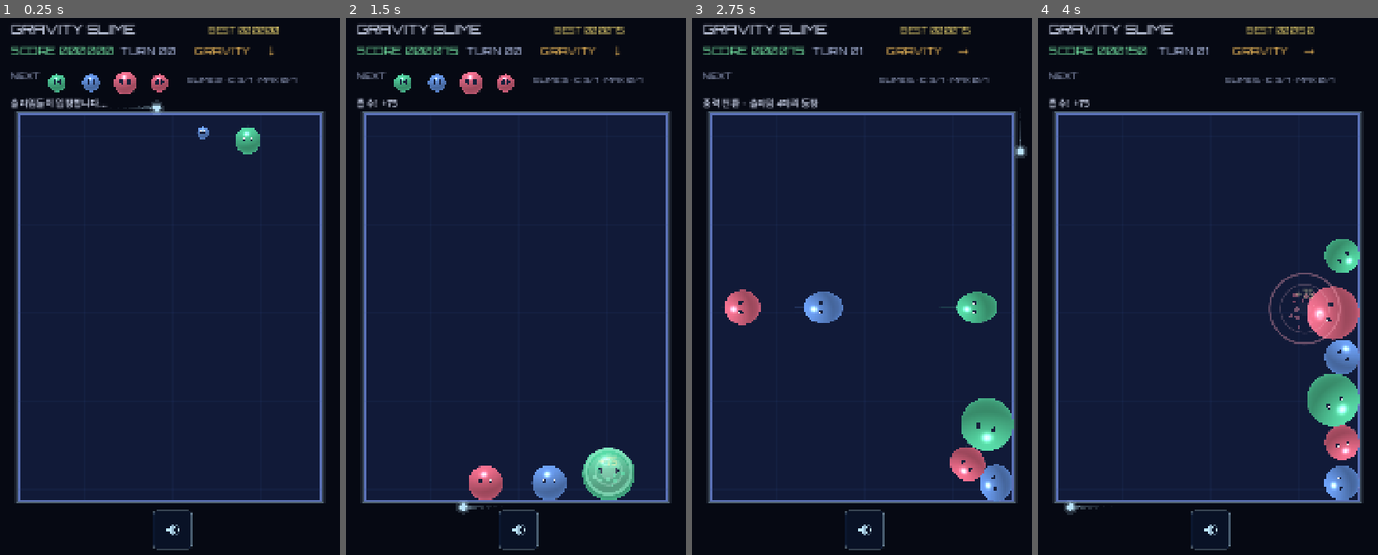
Above: before the commit, frames 1-4 (left to right).
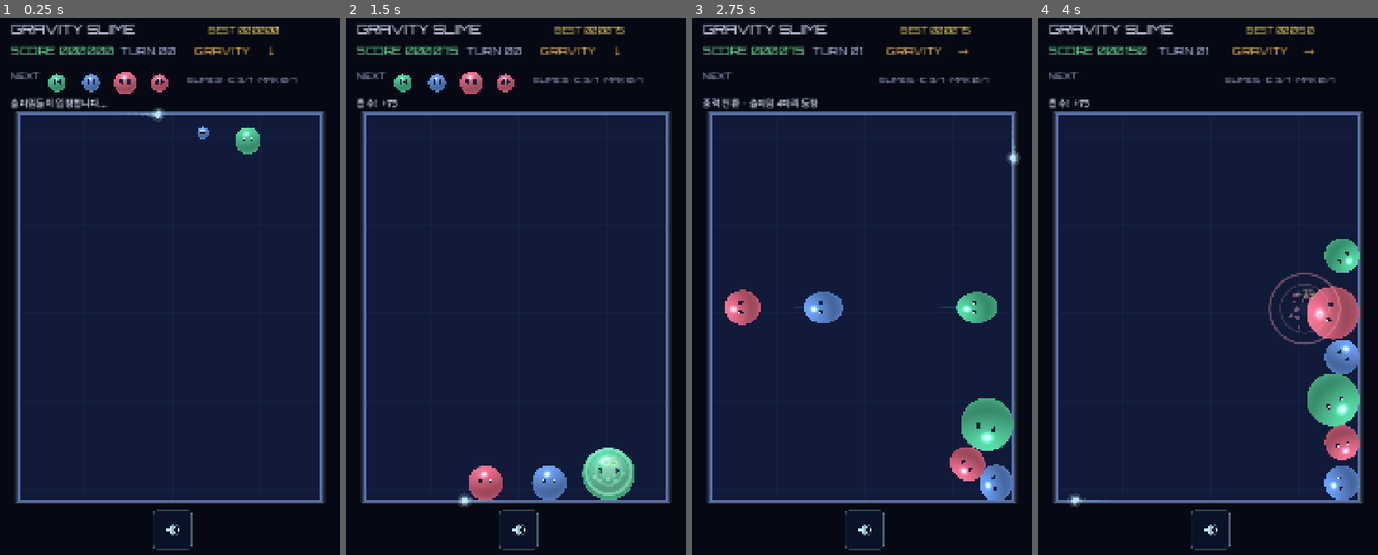
Above: after the commit, the same moments.

Repository: jeongmo-dot/gravity_orb
Game: Godot game, scene res://scenes/SlimeMain.tscn
Two runs of this game, one before a commit and one after it. Both use one fixed random seed, a clock stepped at 60 frames per second and the inputs below. This scene is started directly instead of the project's main scene. Sound files missing from this copy of the repository are replaced by a short silence.
Inputs (mouse positions are in pixels of both pictures, inside the frame that each line leads up to):
- Up to frame 1 (0.25 s): no input
- Up to frame 2 (1.5 s): move the mouse to (594, 238) at 0.52 s; hold Right (gravity_right) 0.53-1.25 s; click (594, 238) at 0.67 s; drag from (444, 302) to (499, 393) at 1.27 s
- Up to frame 3 (2.75 s): move the mouse to (896, 130) at 2.02 s; hold Right (gravity_right) from 2.03 s (still down)
- Up to frame 4 (4 s): release Right (gravity_right) at 2.75 s; drag from (1191, 393) to (1102, 173) at 2.77 s; move the mouse to (1313, 361) at 3.52 s; hold Left (gravity_left) from 3.53 s (still down)

The runs differ from the first frame. In frame 1, 0.2% of the frame differs, in the area x 37-49%, y 15-20%; in frame 2, 0.2%; in frame 3, 0.2%, in the area x 92-99%, y 19-28%; in frame 4, 0.2%.

Commit message:
[#87 Visual] 슬라임 빛 경로와 합체 잔상

Diff:
--- a/scripts/slime/SlimeGame.gd
+++ b/scripts/slime/SlimeGame.gd
@@ -325,7 +325,10 @@
 		slime_config.board_rect.size * CONTENT_SCALE
 	)
 	if _turn_indicator != null:
-		_turn_indicator.set_slime_board_rect(board_rect.grow(4.0 * CONTENT_SCALE))
+		_turn_indicator.set_slime_board_rect(
+			board_rect.grow(4.0 * CONTENT_SCALE),
+			board_rect
+		)
 	if _sound_button != null:
 		var button_size: Vector2 = Vector2.ONE * 104.0
 		_sound_button.position = Vector2(
--- a/scripts/slime/SlimeView.gd
+++ b/scripts/slime/SlimeView.gd
@@ -201,15 +201,22 @@
 			continue
 		var progress: float = smoothstep(0.0, 1.0, age / 0.36)
 		var center: Vector2 = effect.get("position", Vector2.ZERO) as Vector2
-		var source_radius: float = maxf(float(effect.get("source_a_radius", 0.0)), float(effect.get("source_b_radius", 0.0)))
-		var radius: float = source_radius * lerpf(1.0, 0.04, progress)
+		var radii: Vector2 = _merge_trail_radii(effect, progress)
 		var alpha: float = (1.0 - progress) * 0.78
 		var color_a: Color = effect.get("color_a", Color.WHITE) as Color
 		var color_b: Color = effect.get("color_b", color_a) as Color
 		var source_a: Vector2 = effect.get("source_a_position", center) as Vector2
 		var source_b: Vector2 = effect.get("source_b_position", center) as Vector2
-		draw_circle(source_a.lerp(center, progress), radius, Color(color_a, alpha))
-		draw_circle(source_b.lerp(center, progress), radius, Color(color_b, alpha))
+		draw_circle(source_a.lerp(center, progress), radii.x, Color(color_a, alpha))
+		draw_circle(source_b.lerp(center, progress), radii.y, Color(color_b, alpha))
+
+
+func _merge_trail_radii(effect: Dictionary, progress: float) -> Vector2:
+	var radius_scale: float = lerpf(1.0, 0.04, progress)
+	return Vector2(
+		float(effect.get("source_a_radius", 0.0)) * radius_scale,
+		float(effect.get("source_b_radius", 0.0)) * radius_scale
+	)
 
 
 func _draw_speed_trails() -> void:
--- a/scripts/ui/TurnInputIndicator.gd
+++ b/scripts/ui/TurnInputIndicator.gd
@@ -30,6 +30,7 @@
 var _manager: TurnManager
 var _board: Board3D
 var _custom_board_rect: Rect2 = Rect2()
+var _custom_orbit_rect: Rect2 = Rect2()
 var _ready_state: bool = false
 var _cues_visible: bool = false
 var _arrow_alpha: float = 0.0
@@ -51,6 +52,7 @@
 func bind(manager: Variant, board: Variant) -> void:
 	_slime_mode = false
 	_custom_board_rect = Rect2()
+	_custom_orbit_rect = Rect2()
 	_manager = manager as TurnManager
 	_board = board as Board3D
 	if _manager == null or _board == null:
@@ -76,6 +78,7 @@
 	_manager = null
 	_board = null
 	_custom_board_rect = board_rect
+	_custom_orbit_rect = board_rect
 	_blocked_directions.clear()
 	visible = true
 	set_process(true)
@@ -84,8 +87,9 @@
 	set_slime_state(false, true)
 
 
-func set_slime_board_rect(board_rect: Rect2) -> void:
+func set_slime_board_rect(board_rect: Rect2, orbit_rect: Rect2 = Rect2()) -> void:
 	_custom_board_rect = board_rect
+	_custom_orbit_rect = board_rect if orbit_rect.size == Vector2.ZERO else orbit_rect
 	queue_redraw()
 
 
@@ -334,6 +338,8 @@
 
 
 func orbit_path_rect(board_rect: Rect2) -> Rect2:
+	if _slime_mode:
+		return _custom_orbit_rect if _custom_orbit_rect.size != Vector2.ZERO else board_rect
 	return board_rect.grow(ORBIT_RADIUS + ORBIT_OUTSIDE_GAP)
 
 
--- a/tests/spike/capture_screens.gd
+++ b/tests/spike/capture_screens.gd
@@ -910,7 +910,11 @@
 	sim.moving = false
 	sim.start_turn(Vector2i.LEFT)
 	game._begin_lock_orbit_clock()
-	sim.intro_elapsed = 0.45
+	var orbit_duration: float = (
+		float(game.get("_lock_intro_last_scheduled"))
+		+ sim.config.max_simulation_time
+	)
+	sim.intro_elapsed = orbit_duration * 0.10
 	game.refresh_presentation()
 	game._sync_input_lock()
 	await get_tree().process_frame
@@ -920,7 +924,7 @@
 	await get_tree().process_frame
 	await _capture("50_slime_shell_play_rejected.png")
 	print(
-		"SCREEN_CAPTURE_CHECK scene=slime_shell_play states=ready,final-move,busy,rejected arrows=none shell=enabled"
+		"SCREEN_CAPTURE_CHECK scene=slime_shell_play states=ready,final-move,busy@0.1,rejected arrows=none shell=enabled"
 	)
 	game.queue_free()
 	await get_tree().process_frame
--- a/tests/test_slime_shell.gd
+++ b/tests/test_slime_shell.gd
@@ -176,6 +176,17 @@
 	var indicator: TurnInputIndicator = game.turn_input_indicator()
 	assert_true(indicator.is_busy_cue(), "initial admission shows busy cue")
 	assert_true(not indicator.uses_direction_arrows(), "SLIME suppresses direction arrows")
+	var viewport_size: Vector2 = tree.root.get_visible_rect().size
+	var expected_orbit_rect := Rect2(
+		(viewport_size - SlimeGame.CONTENT_SIZE * SlimeGame.CONTENT_SCALE) * 0.5
+			+ sim.config.board_rect.position * SlimeGame.CONTENT_SCALE,
+		sim.config.board_rect.size * SlimeGame.CONTENT_SCALE
+	)
+	assert_eq(
+		indicator.orbit_path_rect(indicator._projected_board_rect()),
+		expected_orbit_rect,
+		"SLIME orbit light follows the board border without outside growth"
+	)
 	var safety: int = 0
 	while sim.moving and safety < 300:
 		game.advance_elapsed(1.0 / 60.0)
--- a/tests/test_slime_visuals.gd
+++ b/tests/test_slime_visuals.gd
@@ -121,6 +121,60 @@
 	assert_eq(view.active_effect_count(), 0, "reaction effect expires")
 	view.queue_free()
 	hud.queue_free()
+	await tree.process_frame
+
+
+func test_merge_trails_use_each_source_radius_for_absorb_and_max_clear() -> void:
+	var sim := SlimeSim.new(CONFIG, 8071, true, false)
+	var view := SlimeView.new()
+	tree.root.add_child(view)
+	view.bind(sim)
+	view.handle_events([
+		{
+			"type": "absorbed",
+			"position": Vector2(300.0, 500.0),
+			"source_a_radius": 165.0,
+			"source_b_radius": 31.5,
+			"color": 0,
+		},
+		{
+			"type": "max_clear",
+			"position": Vector2(320.0, 520.0),
+			"source_a_radius": 112.0,
+			"source_b_radius": 42.0,
+			"color_a": 1,
+			"color_b": 2,
+		},
+	])
+	var effects: Array = view.get("_effects") as Array
+	assert_eq(effects.size(), 2, "absorb and MAX CLEAR each create one visual effect")
+	var absorbed_radii: Vector2 = view._merge_trail_radii(
+		effects[0] as Dictionary,
+		0.0
+	)
+	assert_eq(
+		absorbed_radii,
+		Vector2(165.0, 31.5),
+		"absorb trails start at each source radius"
+	)
+	var clear_radii: Vector2 = view._merge_trail_radii(
+		effects[1] as Dictionary,
+		0.5
+	)
+	var clear_radius_scale: float = lerpf(1.0, 0.04, 0.5)
+	assert_near(
+		clear_radii.x,
+		112.0 * clear_radius_scale,
+		1.0e-5,
+		"MAX CLEAR A trail shrinks from source A radius"
+	)
+	assert_near(
+		clear_radii.y,
+		42.0 * clear_radius_scale,
+		1.0e-5,
+		"MAX CLEAR B trail shrinks from source B radius"
+	)
+	view.queue_free()
 	await tree.process_frame
 
 
--- a/tests/test_turn_input_indicator.gd
+++ b/tests/test_turn_input_indicator.gd
@@ -57,6 +57,13 @@
 	assert_near(indicator.arrow_size(), 56.0, 0.001, "chevron is 56 logical pixels")
 	assert_near(indicator.orbit_light_diameter(), 20.0, 0.001, "orbit light is 20 logical pixels")
 	var board_rect: Rect2 = indicator._projected_board_rect()
+	assert_eq(
+		indicator.orbit_path_rect(board_rect),
+		board_rect.grow(
+			TurnInputIndicator.ORBIT_RADIUS + TurnInputIndicator.ORBIT_OUTSIDE_GAP
+		),
+		"classic orbit path stays outside the board"
+	)
 	assert_near(
 		indicator.orbit_trail_length(board_rect),
 		minf(board_rect.size.x, board_rect.size.y) * 0.15,
Not shown, changed: docs/jeongmo_codex_to_claude.md
